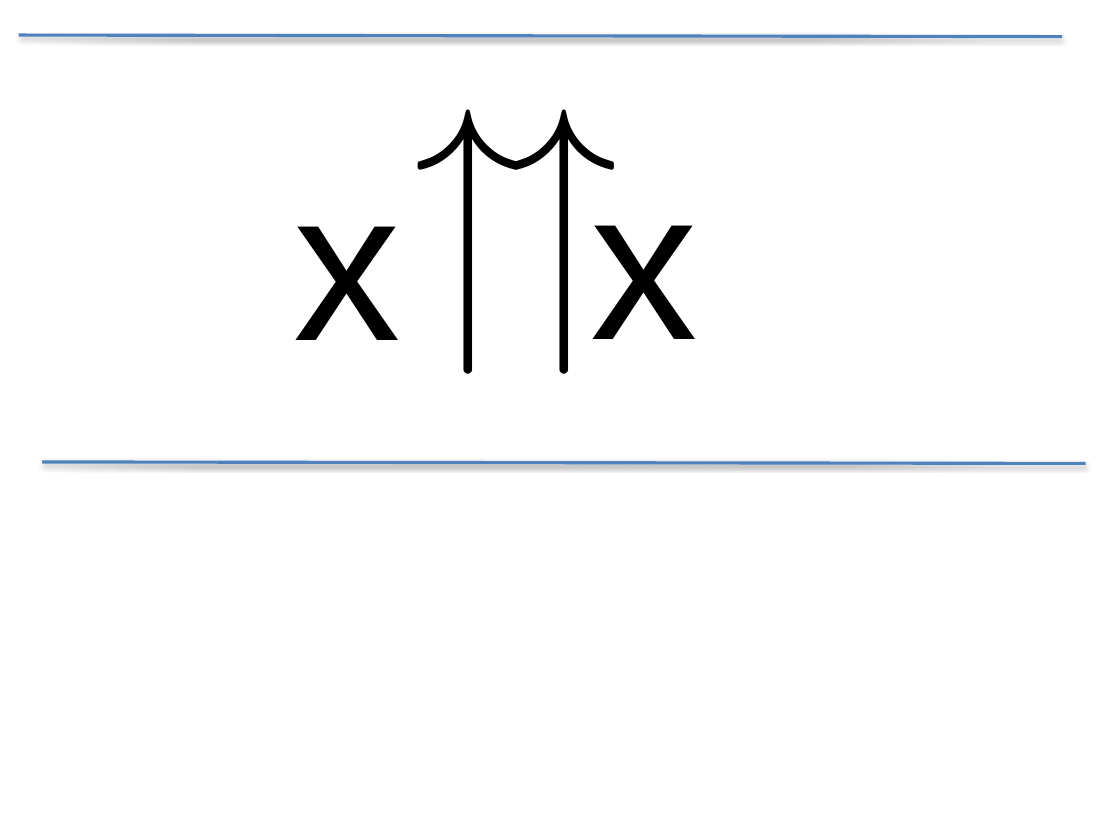
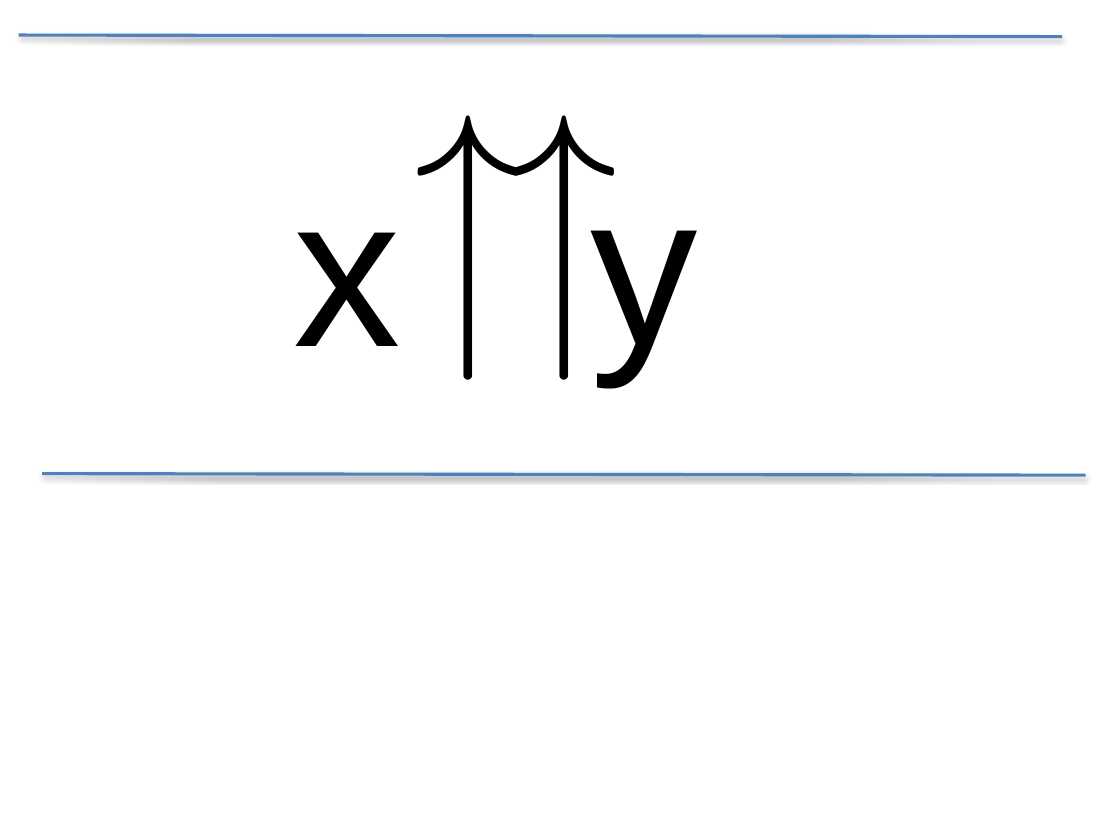
Before and after one commit to joachimneumann/gmpcalculator-, a slide deck: slide 4 of symbols.pptx. Drawn at 1120x840 pixels with LibreOffice and Linux fonts; fonts in the diff are those of the drawing. Boxes give left, top, right and bottom in pixels: in the first picture for what was removed or moved away, otherwise in the second. Text is boxed around its words. In the diff, an @@ line names an element or a change of style, - is before the commit and + after.

Commit message:
symbols changed

```diff
--- a/symbols.pptx
+++ b/symbols.pptx
@@ text at box(591, 175, 698, 383): text changed @@
-x
+y
@@ 3 texts: place and size @@
-3 texts at box(294, 175, 790, 539)
+3 texts at box(294, 182, 790, 546)
@@ line moved from (43, 461) - (1085, 464) to (43, 474) - (1085, 475) @@
```
